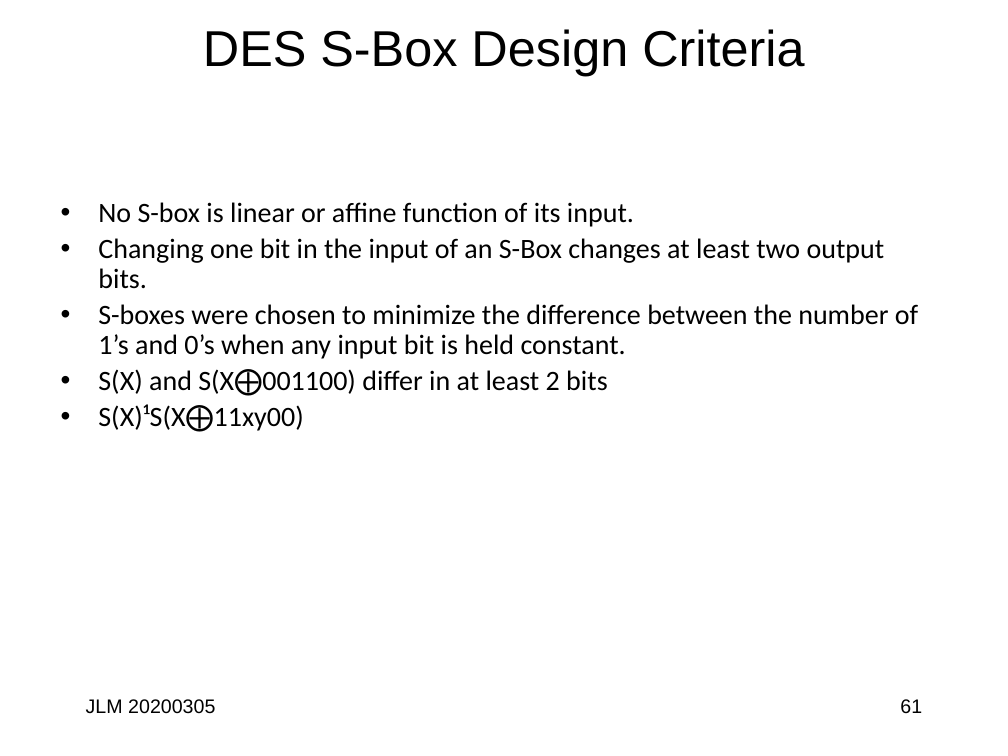
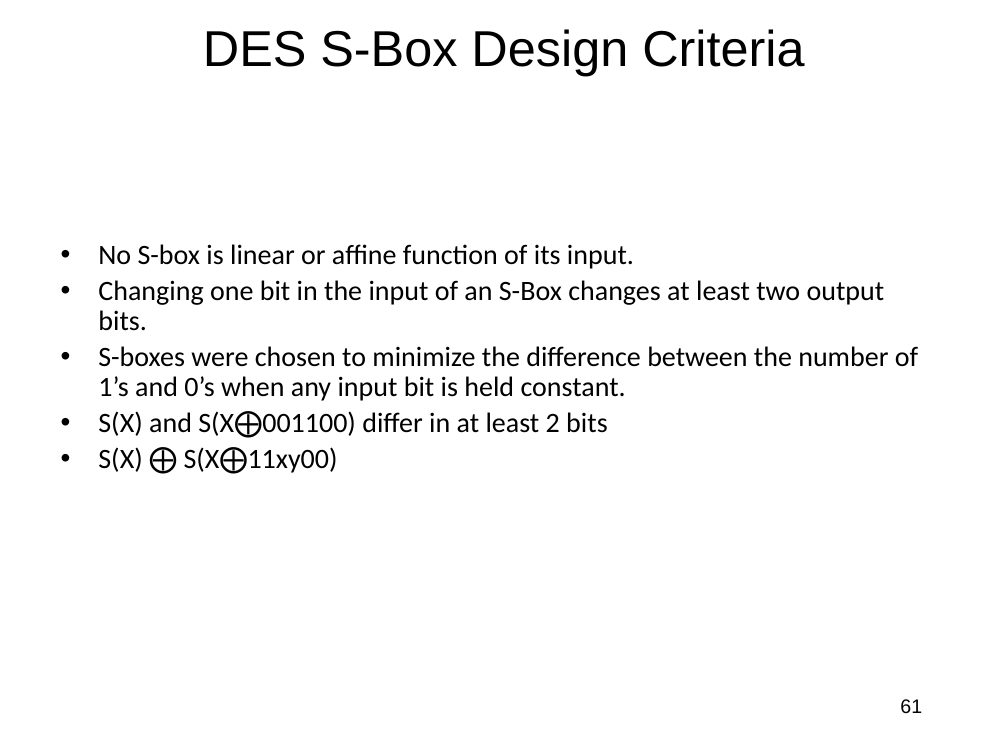
Before and after one commit to jlmucb/class_notes, a slide deck: slide 61 of BerkeleyClass/CS290Spring2013/Lectures/Cryptoclass3.pptx. Drawn at 1008x756 pixels with LibreOffice and Linux fonts; fonts in the diff are those of the drawing. Boxes give left, top, right and bottom in pixels: in the first picture for what was removed or moved away, otherwise in the second. Text is boxed around its words. In the diff, an @@ line names an element or a change of style, - is before the commit and + after.

```diff
--- a/BerkeleyClass/CS290Spring2013/Lectures/Cryptoclass3.pptx
+++ b/BerkeleyClass/CS290Spring2013/Lectures/Cryptoclass3.pptx
@@ text "No S-box is linear or ..." moved from (x1=98, y1=202, x2=918, y2=431) to (x1=98, y1=244, x2=918, y2=473) @@
@@ text at (x1=98, y1=447, x2=338, y2=473): text changed @@
-• S(X)¹S(X⨁11xy00)
+• S(X) ⨁ S(X⨁11xy00)
@@ text removed at (x1=86, y1=699, x2=215, y2=714) @@
-JLM 20200305
```
Also in this commit, not shown: 8 other slides changed, 1 other file.
